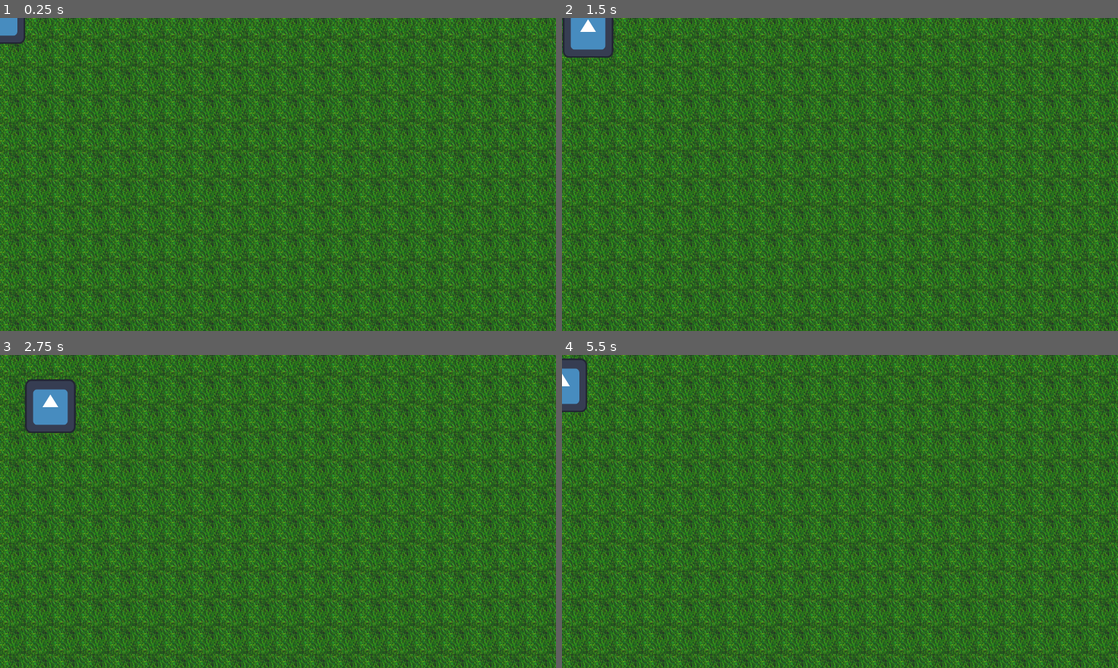
Above: before the commit, frames 1-4 (two rows, left to right).
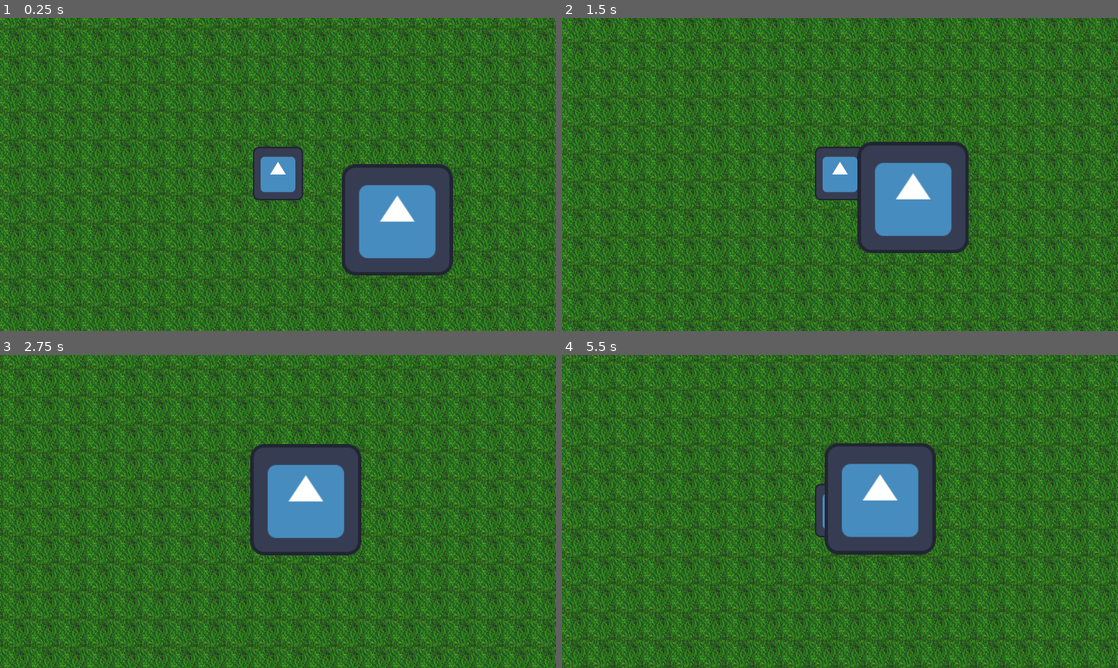
Above: after the commit, the same moments.

Repository: henriquegeribello/CC5408-1-Taller-de-Dise-o-y-Desarrollo-de-Videojuegos
Game: Godot game, scene res://World/world.tscn
Same seed, same stepped clock (60 frames per second), same inputs: the game is played once before the commit and once after it. The engine's default icon, where the game draws it, is replaced by a stand-in: a white triangle on a blue panel in a dark square.
Inputs:
- Up to frame 1 (0.25 s): no input
- Up to frame 2 (1.5 s): hold D (right) 0.53-1.28 s; hold S (down) from 1.28 s (still down)
- Up to frame 3 (2.75 s): release S (down) at 2.03 s; hold D (right) from 2.03 s (still down)
- Up to frame 4 (5.5 s): release D (right) at 2.78 s; hold W (up) 2.78-3.53 s; hold A (left) 3.53-5.03 s; hold S (down) from 5.03 s (still down)

The runs differ from the first frame. In frame 1, 50% of the frame differs, in the area x 0-100%, y 0-100%; in frame 2, 50%; in frame 3, 50%; in frame 4, 53%.

Commit message:
added enemy moovement

Diff:
--- /dev/null
+++ b/Enemy/enemy.gd
@@ -0,0 +1,10 @@
+extends CharacterBody2D
+
+@export var movement_speed = 20.0
+
+@onready var player = get_tree().get_first_node_in_group("player")
+
+func _physics_process(_delta):
+	var direction = global_position.direction_to(player.global_position)
+	velocity = direction*movement_speed
+	move_and_slide()
--- /dev/null
+++ b/Enemy/enemy.tscn
@@ -0,0 +1,16 @@
+[gd_scene load_steps=4 format=3 uid="uid://dbsivqsvjeown"]
+
+[ext_resource type="Script" path="res://Enemy/enemy.gd" id="1_4q2lb"]
+[ext_resource type="Texture2D" uid="uid://cprm7pfy1asc1" path="res://icon.svg" id="1_w66sd"]
+
+[sub_resource type="RectangleShape2D" id="RectangleShape2D_4ajei"]
+
+[node name="Enemy" type="CharacterBody2D"]
+motion_mode = 1
+script = ExtResource("1_4q2lb")
+
+[node name="Sprite2D" type="Sprite2D" parent="."]
+texture = ExtResource("1_w66sd")
+
+[node name="CollisionShape2D" type="CollisionShape2D" parent="."]
+shape = SubResource("RectangleShape2D_4ajei")
--- a/World/world.tscn
+++ b/World/world.tscn
@@ -1,7 +1,8 @@
-[gd_scene load_steps=3 format=3 uid="uid://bk88s1l2tfeb0"]
+[gd_scene load_steps=4 format=3 uid="uid://bk88s1l2tfeb0"]
 
 [ext_resource type="Texture2D" uid="uid://qehda634lpl4" path="res://dirt_full_new.png" id="1_l10io"]
 [ext_resource type="PackedScene" uid="uid://do8oqsdg258a8" path="res://player.tscn" id="2_nbq3s"]
+[ext_resource type="PackedScene" uid="uid://dbsivqsvjeown" path="res://Enemy/enemy.tscn" id="3_u70ix"]
 
 [node name="World" type="Node2D"]
 
@@ -13,3 +14,6 @@
 region_rect = Rect2(0, 0, 10000, 10000)
 
 [node name="Player" parent="." instance=ExtResource("2_nbq3s")]
+
+[node name="Enemy" parent="." instance=ExtResource("3_u70ix")]
+position = Vector2(142, 54)
--- a/player.tscn
+++ b/player.tscn
@@ -1,9 +1,11 @@
-[gd_scene load_steps=3 format=3 uid="uid://do8oqsdg258a8"]
+[gd_scene load_steps=4 format=3 uid="uid://do8oqsdg258a8"]
 
 [ext_resource type="Script" path="res://player.gd" id="1_l2r0f"]
 [ext_resource type="Texture2D" uid="uid://cprm7pfy1asc1" path="res://icon.svg" id="2_tgm8j"]
 
-[node name="Player" type="CharacterBody2D"]
+[sub_resource type="CapsuleShape2D" id="CapsuleShape2D_rpcn7"]
+
+[node name="Player" type="CharacterBody2D" groups=["player"]]
 motion_mode = 1
 script = ExtResource("1_l2r0f")
 
@@ -11,3 +13,8 @@
 position = Vector2(0, -1)
 scale = Vector2(0.453125, 0.484375)
 texture = ExtResource("2_tgm8j")
+
+[node name="Camera2D" type="Camera2D" parent="."]
+
+[node name="CollisionShape2D" type="CollisionShape2D" parent="."]
+shape = SubResource("CapsuleShape2D_rpcn7")
